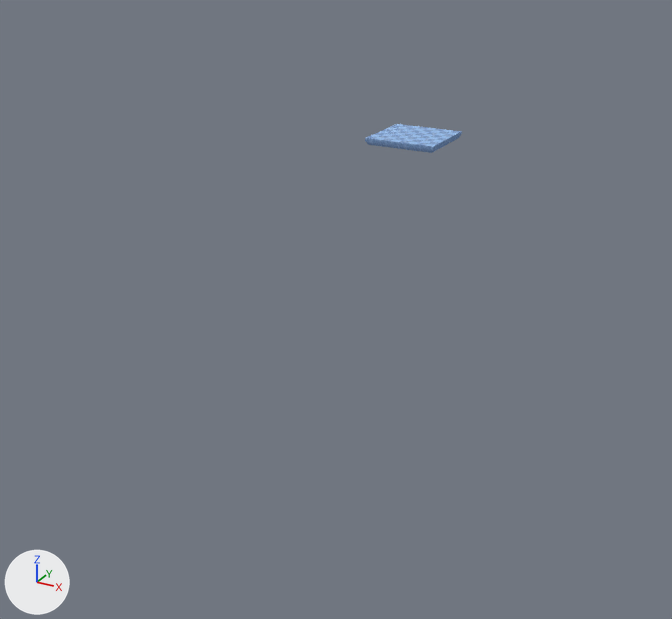
What one commit did to the Blender file src/st026.blend.
Both versions are drawn from a 50 mm lens placed at (20.7, -46.5, 11.8), pointed at (-3.7, -2.1, -10.4). The lights are fixed; the arrows at lower left show +X, +Y and +Z.
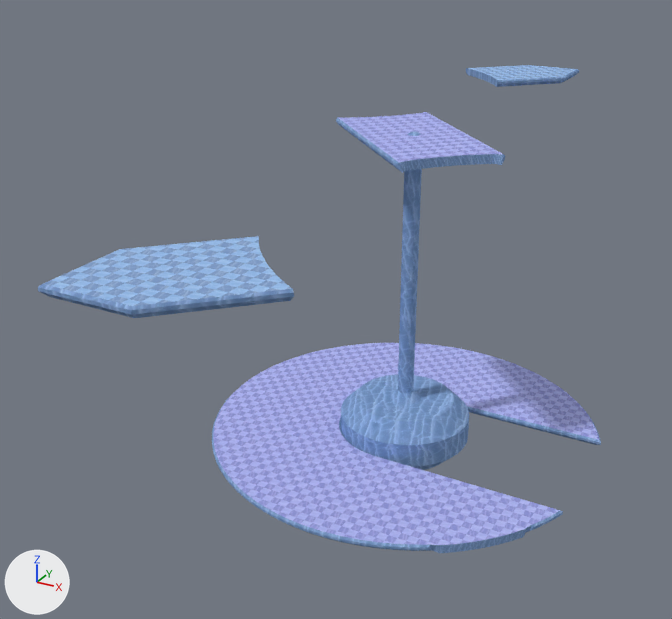
The change, as a diff of the scene's bpy script:
```diff
--- a/src/st026.blend.py
+++ b/src/st026.blend.py
@@ img_check3_png @@
+img_check3_png = load_image('check3.png', '../materials/stagemat/christmas/check3.png', 512, 512, 'sRGB')
@@ mat_check3 @@
+mat_check3 = bpy.data.materials.new('check3')
+# uses the picture img_check3_png
@@ me_cube_002 @@
 # used by ob_cube_001; location = (0.0, 0.0, 0.0)
-me_cube_002.from_pydata(...)  # 12 vertices, 10 faces; spans x -2.0..2.0, y -2.0..2.0, z -0.38..0.0
+me_cube_002.from_pydata(...)  # 136 vertices, 130 faces; spans x -5.83..5.83, y -50.0..2.0, z -0.5..0.01
+# me_cube_002 part 1: a new loose piece of 52 vertices spanning x -5.83..5.83, y -29.83..-18.17, z -0.49..0.01
+# me_cube_002 part 2: a new loose piece of 42 vertices spanning x -2.0..5.76, y -50.0..-42.24, z -0.5..0.0
+# me_cube_002 part 3
+# 11 vertices are removed from x -2.0..2.0, y -2.0..2.0, z -0.38..0.0
+# 10 faces are deleted
+# 27 vertices are added at x -5.76..2.0, y -5.76..2.0, z -0.5..0.0
+# 9 new vertices lie (0.0, 0.0, 0.5) away from vertices in x -5.33..-2.02, y -5.33..-2.02, z -0.5
+# 5 new vertices lie (0.0, 0.0, 0.15) away from vertices in x -5.76..2.0, y -5.76..2.0, z -0.25
+# 22 new faces join them, mat_fill (picture img_trim_png)
+# 3 new faces join them, mat_fill2
+# 3 new faces join them, mat_check
 me_cube_002.materials.append(mat_check)
@@ me_cube_002 @@
 me_cube_002.materials.append(mat_fill2)
+me_cube_002.materials.append(mat_check3)
@@ me_cube_005 @@
+me_cube_005.from_pydata(...)  # 902 vertices, 918 faces; spans x -12.0..11.3, y -12.0..12.0, z -18.9..-18.4
+me_cube_005.polygons.foreach_set('use_smooth', [True] * 918)
+# faces by material slot: [114, 690, 114]
+me_cube_005.materials.append(mat_check3)
+me_cube_005.materials.append(mat_fill)  # picture img_trim_png
+me_cube_005.materials.append(mat_fill2)
@@ me_cube_001 @@
+me_cube_001.from_pydata(...)  # 288 vertices, 258 faces; spans x -4.0..4.0, y -4.0..4.0, z -19.9..0.1
+me_cube_001.polygons.foreach_set('use_smooth', [True] * 258)
+me_cube_001.materials.append(mat_fill)  # picture img_trim_png
@@ ob_cube_001 @@
 ob_cube_001 = bpy.data.objects.new('Cube.001', me_cube_002)
-ob_cube_001.location = (0.0, 0.0, 0.0)
+ob_cube_001.location = (0.0, 24.0, 0.0)
@@ ob_cube_005 @@
+ob_cube_005 = bpy.data.objects.new('Cube.005', me_cube_005)
+ob_cube_005.location = (0.0, 0.0, 0.0)
@@ ob_cube_002 @@
+ob_cube_002 = bpy.data.objects.new('Cube.002', me_cube_001)
+ob_cube_002.location = (0.0, 0.0, 0.0)
```

Changed parts and their boxes (x1, y1, x2, y2) in the pictures (672 x 619 px):
'Cube.005', added (blue): after (212, 343, 601, 553)
    faces in mat_check3: (213, 343, 599, 545)
    faces in mat_fill (picture img_trim_png): (212, 392, 601, 553)
'Cube.001', reshaped, moved (453% wider, 747% taller): before (365, 124, 462, 153); after (38, 65, 579, 318)
'Cube.002', added (blue): after (341, 131, 470, 470)
part 1 of me_cube_002, added (blue): after (336, 112, 505, 173)
part 2 of me_cube_002, added (blue): after (38, 236, 294, 318)
part 3 of me_cube_002, built on: before (365, 124, 462, 153); after (466, 65, 579, 87)
